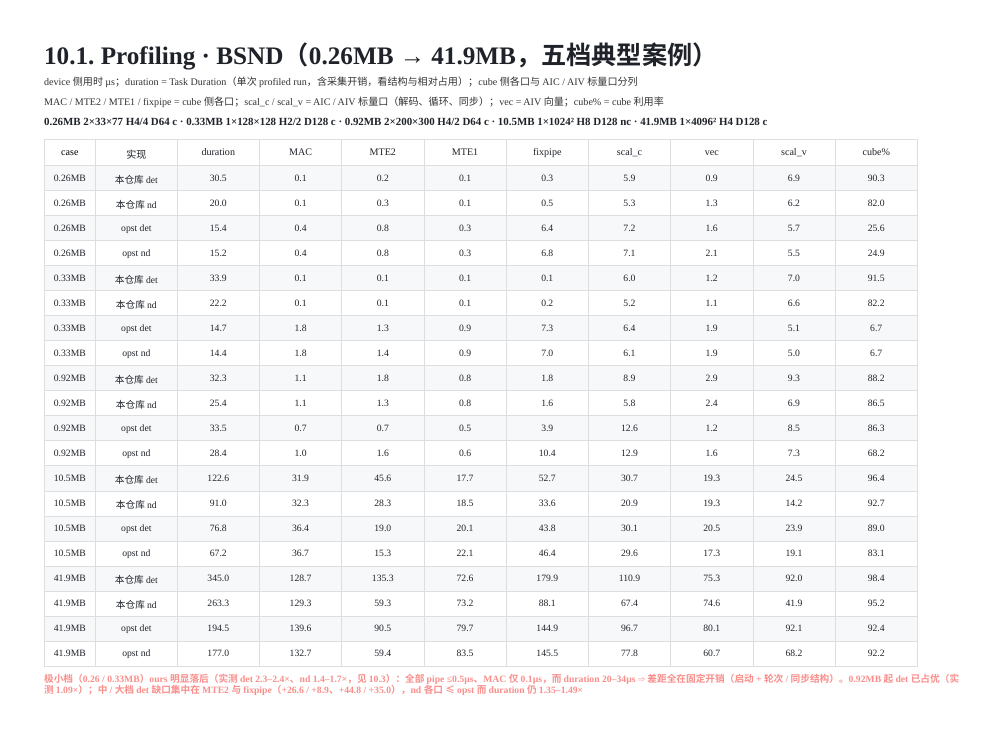
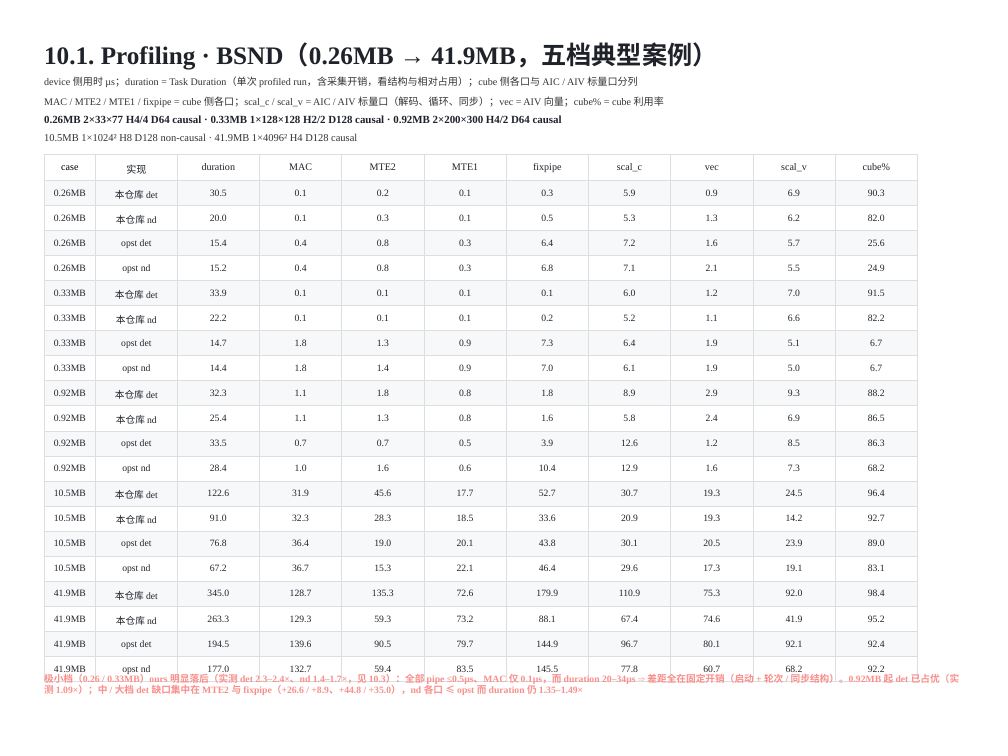
Before and after one commit to guomc9/SeeTen, a slide deck: slide 30 of cases/flash-attention-det-accum/out/v3-index-schedules.pptx. Drawn at 1008x756 pixels with LibreOffice and Linux fonts; fonts in the diff are those of the drawing. Boxes give left, top, right and bottom in pixels: in the first picture for what was removed or moved away, otherwise in the second. Text is boxed around its words. In the diff, an @@ line names an element or a change of style, - is before the commit and + after.

Commit message:
profiling pages: write causal / non-causal out in the shape lines (two-line layout)
- 10.1/10.2 shape descriptions now use full words ('…D64 causal', '…D128
  non-causal'); each page gets a second smaller line (BSND: split 3 + 2 tiers;
  TND: '三档均 causal；数据量 3.3MB / 41.9MB / 41.9MB'), so no c/nc abbreviation
  remains anywhere in the deck (chapter 9 figures already labelled by size only).
- data_page takes an optional shape_desc2 and the table top moved to 2.56 in to
  keep >=0.15in gaps; 32 pages, 0 layout issues, check_case ALL PASS.

```diff
--- a/cases/flash-attention-det-accum/out/v3-index-schedules.pptx
+++ b/cases/flash-attention-det-accum/out/v3-index-schedules.pptx
@@ text at [44,115,562,123]: text changed @@
-0.26MB 2×33×77 H4/4 D64 c · 0.33MB 1×128×128 H2/2 D128 c · 0.92MB 2×200×300 H4/2 D64 c · 10.5MB 1×1024² H8 D128 nc · 41.9MB 1×4096² H4 D128 c
+0.26MB 2×33×77 H4/4 D64 causal · 0.33MB 1×128×128 H2/2 D128 causal · 0.92MB 2×200×300 H4/2 D64 causal
@@ text added at [44,133,357,141], 12.5 pt, text #333333 @@
+10.5MB 1×1024² H8 D128 non-causal · 41.9MB 1×4096² H4 D128 causal
@@ table: place and size @@
-table at [44,140,917,662]
+table at [44,155,917,678]
```
Also in this commit, not shown: 1 other slide changed, 2 other files.
